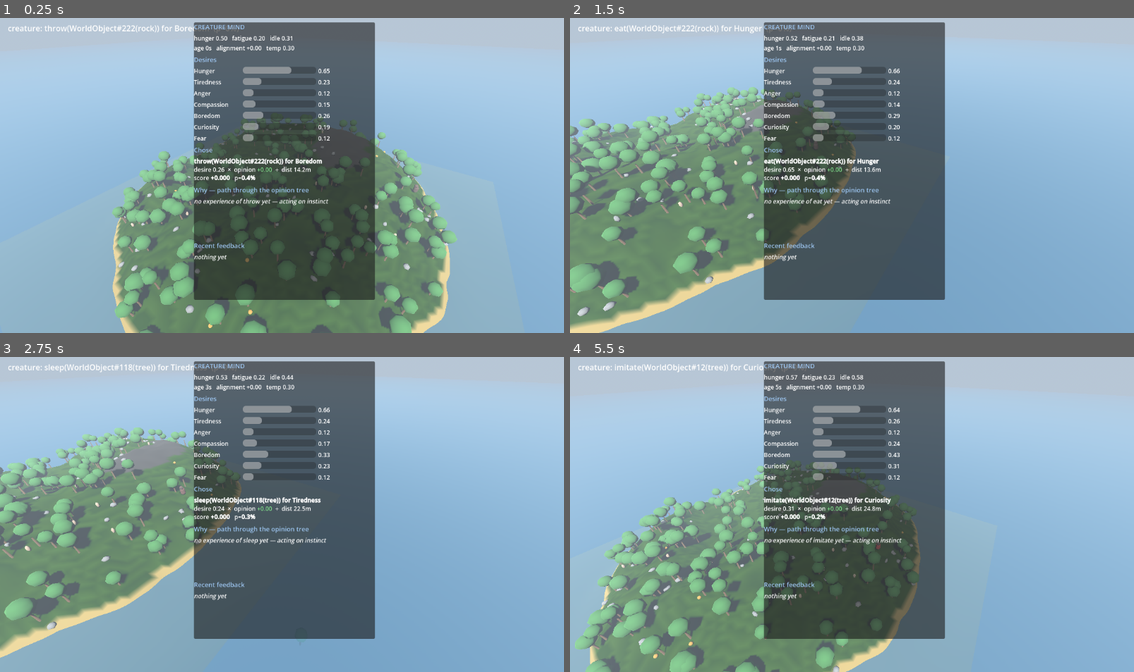
Above: before the commit, frames 1-4 (two rows, left to right).
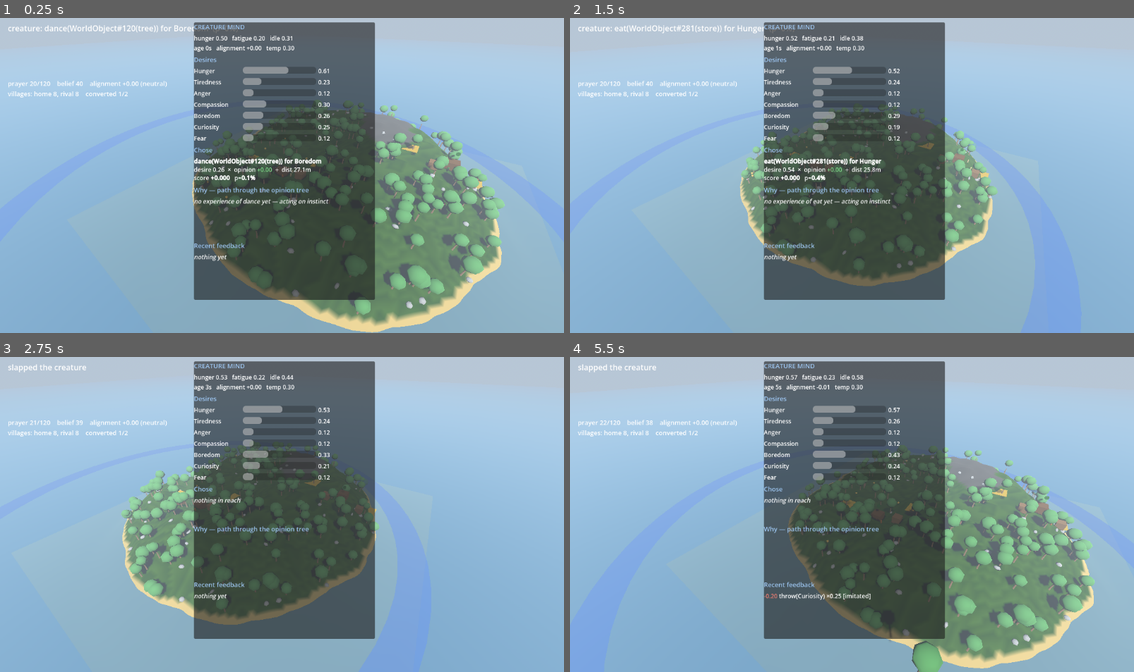
Above: after the commit, the same moments.

Repository: jfhutchi/Numen
Game: Godot game, scene res://src/core/main.tscn
The game is run twice, just before and just after one commit, with the same random seed, the same clock (stepped at 60 frames per second) and the same inputs.
Inputs (mouse positions are in pixels of both pictures, inside the frame that each line leads up to):
- Up to frame 1 (0.25 s): no input
- Up to frame 2 (1.5 s): tap Enter at 0.5 s; move the mouse to (976, 159) at 0.52 s; hold Right (ui_right) 0.53-1.25 s; tap V at 0.6 s; click (976, 159) at 0.67 s; tap F at 0.8 s; drag from (739, 191) to (823, 238) at 1.27 s
- Up to frame 3 (2.75 s): move the mouse to (338, 445) at 2.02 s; hold Right (ui_right) from 2.03 s (still down); tap P at 2.1 s; click (338, 445) at 2.17 s; tap L at 2.3 s
- Up to frame 4 (5.5 s): release Right (ui_right) at 2.75 s; drag from (823, 577) to (682, 467) at 2.77 s; move the mouse to (1021, 561) at 3.52 s; hold Left (ui_left) 3.53-4.25 s; tap V at 3.6 s; click (1021, 561) at 3.67 s; tap F at 3.8 s; drag from (682, 467) to (767, 435) at 4.27 s; move the mouse to (880, 514) at 5.02 s; hold Down (ui_down) from 5.03 s (still down); tap P at 5.1 s; click (880, 514) at 5.17 s; tap L at 5.3 s

The runs differ from the first frame. In frame 1, 24% of the frame differs, in the area x 1-90%, y 2-100%; in frame 2, 34%; in frame 3, 29%; in frame 4, 44%, in the area x 0-94%, y 2-100%.

Commit message:
feat(game): wire every module into the running game
Integration. Until now none of phases 2, 3 or 6 was reachable from main.gd --
the modules existed and were tested, but the game never constructed them.

main.gd now builds two villages (the second is DoD item 8's conversion target,
settled away from the first via a new search_origin hook), the miracle stack
with prayer accruing from real worshippers, gesture capture on middle-mouse with
a visible stroke and a confidence floor, the influence ring, the save layer, and
alignment/conversion fed from casts. Creature body drives the animation state
machine.

Three bugs only running it could find:

PrayerPower and Influence expose to_dict/from_dict but no save_id(), so
register() rejected them and both would have vanished from every save. The save
manager shouts about this rather than dropping them silently, which is how it
surfaced; register_as() is the intended path and its own docstring says so.

Village buildings and villagers were placed at ground height with meshes centred
on their origin, so every house was half-buried and read as a flat slab sunk
into the hillside. Fixed once in _register plus a visual_lift on Villager, since
villagers rewrite their position every step.

Co-Authored-By: Claude Opus 5 <noreply@anthropic.com>

Diff:
--- a/src/core/main.gd
+++ b/src/core/main.gd
@@ -1,7 +1,8 @@
 extends Node3D
-## Game root. Builds the island, its scenery, the camera and the divine hand.
+## Game root. Assembles the island, two villages, the creature, the divine hand,
+## the miracle system and the save layer, and wires them to each other.
 ##
-## The world is assembled in code rather than authored as a .tscn because it is
+## The world is built in code rather than authored as a .tscn because it is
 ## procedural anyway — there is nothing a designer would hand-place, and a scene
 ## file would just be a second place for the same numbers to drift.
 
@@ -11,6 +12,15 @@
 const HAND := preload("res://src/hand/hand.gd")
 const CREATURE := preload("res://src/creature/body/creature.gd")
 const MIND_INSPECTOR := preload("res://src/ui/mind_inspector.gd")
+const VILLAGE := preload("res://src/village/village.gd")
+
+const SAVE_PATH := "user://numen_save.json"
+## Gestures are drawn with the middle mouse button: left is the hand, right is
+## the camera, and a modifier would collide with both.
+const GESTURE_BUTTON := MOUSE_BUTTON_MIDDLE
+## Screen pixels the pointer must travel before a stroke counts as a gesture
+## rather than a stray click.
+const MIN_STROKE_LENGTH := 40.0
 
 var island: Node3D
 var scatter: Node3D
@@ -19,14 +29,34 @@
 var creature: CharacterBody3D
 var inspector: PanelContainer
 
-@onready var _hud_label: Label = $BootLayer/BootLabel
+var home_village: Node3D
+var rival_village: Node3D
+
+var prayer: PrayerPower
+var influence: Influence
+var library: MiracleLibrary
+var effects: MiracleEffects
+var caster: MiracleCaster
+var recognizer: GestureRecognizer
+var conversion: Conversion
+var alignment: AlignmentTracker
+var saves: SaveManager
+
+var _registry: Node
+var _hud_label: Label
+var _status_label: Label
+var _stroke: Line2D
+var _drawing: bool = false
+var _stroke_points: PackedVector2Array = PackedVector2Array()
+var _influence_ring: MeshInstance3D
 
 
 func _ready() -> void:
 	# Fetched by path rather than by the `World` autoload identifier: naming the
 	# singleton directly makes this script fail to compile anywhere the autoload
 	# is not registered, which includes test runs that merely load the scene.
-	var registry: Node = get_node(^"/root/World")
+	_registry = get_node(^"/root/World")
+	_hud_label = $BootLayer/BootLabel
 
 	_build_environment()
 
@@ -40,76 +70,154 @@
 	scatter = SCATTER.new()
 	scatter.name = "Scatter"
 	add_child(scatter)
-	scatter.populate(island, registry)
+	scatter.populate(island, _registry)
+
+	_build_villages()
+	_scatter_food()
 
 	camera_rig = CAMERA_RIG.new()
 	camera_rig.name = "CameraRig"
 	add_child(camera_rig)
 	camera_rig.set_island(island)
+	camera_rig.set_focus(home_village.centre_position())
 
 	hand = HAND.new()
 	hand.name = "Hand"
 	add_child(hand)
-	hand.configure(camera_rig.camera, island, scatter, registry)
+	hand.configure(camera_rig.camera, island, scatter, _registry)
 	hand.grabbed.connect(_on_grabbed)
 	hand.released.connect(_on_released)
 
-	_scatter_food(registry)
-	_spawn_creature(registry)
-	_build_inspector()
-
-	_hud_label.text = "\n".join(boot_report())
+	_spawn_creature()
+	_build_miracles()
+	_build_save_layer()
+	_build_ui()
+
 	print("\n".join(boot_report()))
 
 
-func _on_grabbed(object: WorldObject) -> void:
-	_hud_label.text = "holding %s" % object
-
-
-func _on_released(object: WorldObject, throw_velocity: Vector3) -> void:
-	_hud_label.text = "threw %s at %.1f m/s" % [object, throw_velocity.length()]
-
-
-## Villagers arrive in Phase 2; for now the island gets food piles and a few
-## stand-in people, so the creature has both a good and a bad thing to eat and
-## the player has something to teach it about.
-func _scatter_food(registry: Node) -> void:
+func _process(delta: float) -> void:
+	# Prayer accrues from everyone worshipping in the home village, and belief
+	# widens the ring the player may act inside.
+	prayer.accrue(home_village.worshipper_count(), delta)
+	conversion.advance(delta)
+	influence.set_belief(conversion.total_belief())
+	_update_influence_ring()
+	_update_status()
+
+
+# --- construction -------------------------------------------------------------
+
+func _build_villages() -> void:
+	home_village = VILLAGE.new()
+	home_village.name = "HomeVillage"
+	add_child(home_village)
+	home_village.populate(island, _registry, _master_seed())
+
+	# A second village to convert — Definition of Done item 8. Settled away from
+	# the first by biasing its site search; it still refuses unsuitable ground.
+	rival_village = VILLAGE.new()
+	rival_village.name = "RivalVillage"
+	rival_village.search_origin = Vector3(island.extent * 0.26, 0.0, -island.extent * 0.26)
+	add_child(rival_village)
+	rival_village.populate(island, _registry, _master_seed() + 991)
+
+
+func _scatter_food() -> void:
+	# Loose food for the creature to find, distinct from the villages' stores.
+	# The creature needs something edible in the world that is not a person, or
+	# the only thing it can learn about eating is the thing we hope it will not.
 	var rng := RandomNumberGenerator.new()
-	rng.seed = Rng_seed()
-	for entry: Array in [[&"food_pile", 14, Color(0.85, 0.72, 0.30)], [&"villager", 8, Color(0.85, 0.78, 0.70)]]:
-		var type: StringName = entry[0]
-		for i in int(entry[1]):
-			var spot: Vector3 = _random_land_point(rng)
-			var object: WorldObject = registry.add(type, spot)
-			var marker := MeshInstance3D.new()
-			marker.name = "%s_%d" % [type, object.id]
-			var mesh := SphereMesh.new()
-			mesh.radius = 0.45 if type == &"food_pile" else 0.4
-			mesh.height = 0.9 if type == &"food_pile" else 1.6
-			marker.mesh = mesh
-			var material := StandardMaterial3D.new()
-			material.albedo_color = (entry[2] as Color).srgb_to_linear()
-			material.roughness = 0.9
-			marker.material_override = material
-			marker.position = spot + Vector3.UP * mesh.height * 0.5
-			add_child(marker)
-			object.node = marker
-
-
-func _spawn_creature(registry: Node) -> void:
+	rng.seed = _master_seed() + 17
+	for i in 16:
+		var spot: Vector3 = _random_land_point(rng)
+		var object: WorldObject = _registry.add(&"food_pile", spot)
+		var marker := MeshInstance3D.new()
+		marker.name = "Food_%d" % object.id
+		var mesh := SphereMesh.new()
+		mesh.radius = 0.45
+		mesh.height = 0.9
+		marker.mesh = mesh
+		var material := StandardMaterial3D.new()
+		material.albedo_color = Color(0.88, 0.74, 0.30).srgb_to_linear()
+		material.roughness = 0.9
+		marker.material_override = material
+		marker.position = spot + Vector3.UP * 0.45
+		add_child(marker)
+		object.node = marker
+
+
+func _spawn_creature() -> void:
 	var rng := RandomNumberGenerator.new()
-	rng.seed = Rng_seed() + 7
+	rng.seed = _master_seed() + 7
 	creature = CREATURE.new()
 	creature.name = "Creature"
 	add_child(creature)
-	creature.global_position = _random_land_point(rng) + Vector3.UP * 1.0
-	creature.configure(registry, island, null, Rng_seed())
+	# Beside the home village, so the first thing it meets is the people the
+	# player will be teaching it about.
+	creature.global_position = home_village.centre_position() + Vector3(9.0, 1.5, 9.0)
+	creature.configure(_registry, island, null, _master_seed())
 	creature.chose.connect(_on_creature_chose)
-	var self_entry: WorldObject = registry.add(&"creature", creature.global_position, creature)
+
+	var self_entry: WorldObject = _registry.add(&"creature", creature.global_position, creature)
 	creature.mind.self_object_id = self_entry.id
 
 
-func _build_inspector() -> void:
+func _build_miracles() -> void:
+	var rng := RandomNumberGenerator.new()
+	rng.seed = _master_seed() + 31
+
+	prayer = PrayerPower.new()
+	influence = Influence.new(null, home_village.centre_position())
+	library = MiracleLibrary.new()
+	# The village must be passed, or a wood miracle silently grows trees on the
+	# village square instead of filling the storehouse.
+	effects = MiracleEffects.new(_registry, rng, home_village)
+	caster = MiracleCaster.new(prayer, influence, library)
+	caster.bind_effects(effects)
+	caster.cast_performed.connect(_on_cast_performed)
+	caster.cast_refused.connect(_on_cast_refused)
+
+	recognizer = GestureRecognizer.new()
+	recognizer.load_default_templates()
+
+	conversion = Conversion.new()
+	conversion.register_village(&"home", home_village.centre_position(), home_village.population())
+	conversion.register_village(&"rival", rival_village.centre_position(), rival_village.population())
+	conversion.village_converted.connect(_on_village_converted)
+	# The home village already believes; the rival is the one to win over.
+	conversion.add_belief(&"home", 40.0)
+
+	alignment = AlignmentTracker.new()
+
+	_influence_ring = MeshInstance3D.new()
+	_influence_ring.name = "InfluenceRing"
+	var ring := TorusMesh.new()
+	ring.inner_radius = 0.9
+	ring.outer_radius = 1.0
+	_influence_ring.mesh = ring
+	var ring_material := StandardMaterial3D.new()
+	ring_material.albedo_color = Color(0.55, 0.75, 1.0, 0.45).srgb_to_linear()
+	ring_material.transparency = BaseMaterial3D.TRANSPARENCY_ALPHA
+	ring_material.shading_mode = BaseMaterial3D.SHADING_MODE_UNSHADED
+	_influence_ring.material_override = ring_material
+	add_child(_influence_ring)
+
+
+func _build_save_layer() -> void:
+	saves = SaveManager.new()
+	# CreatureMind, PrayerPower and Influence predate the save contract and
+	# expose only to_dict/from_dict, so the wiring names them. Conversion,
+	# AlignmentTracker and RegistrySnapshot carry their own save_id().
+	saves.register_as(&"creature_mind", creature.mind)
+	saves.register_as(&"prayer", prayer)
+	saves.register_as(&"influence", influence)
+	saves.register(conversion)
+	saves.register(alignment)
+	saves.register(RegistrySnapshot.new(_registry))
+
+
+func _build_ui() -> void:
 	inspector = MIND_INSPECTOR.new()
 	inspector.name = "MindInspector"
 	inspector.set_anchors_preset(Control.PRESET_TOP_RIGHT)
@@ -118,28 +226,38 @@
 	$BootLayer.add_child(inspector)
 	inspector.bind(creature.mind)
 
-
-func _random_land_point(rng: RandomNumberGenerator) -> Vector3:
-	var half: float = island.extent * 0.35
-	for attempt in 64:
-		var x: float = rng.randf_range(-half, half)
-		var z: float = rng.randf_range(-half, half)
-		var h: float = island.height_at(x, z)
-		if h > 1.0 and h < 16.0:
-			return Vector3(x, h, z)
-	return Vector3(0.0, maxf(island.height_at(0.0, 0.0), 1.0), 0.0)
-
-
-func Rng_seed() -> int:
-	var service: Node = get_node_or_null(^"/root/Rng")
-	return service.get_master_seed() if service != null else 20260729
-
-
-func _on_creature_chose(option: CreatureMind.Option) -> void:
-	_hud_label.text = "creature: %s  (p=%.0f%%)" % [option.describe(), option.probability * 100.0]
-
+	_status_label = Label.new()
+	_status_label.name = "StatusLabel"
+	_status_label.position = Vector2(16.0, 128.0)
+	_status_label.add_theme_font_size_override("font_size", 13)
+	$BootLayer.add_child(_status_label)
+
+	# The stroke the player is drawing, so a gesture is something you can see
+	# rather than something you hope registered.
+	_stroke = Line2D.new()
+	_stroke.name = "GestureStroke"
+	_stroke.width = 3.0
+	_stroke.default_color = Color(0.75, 0.86, 1.0, 0.9)
+	$BootLayer.add_child(_stroke)
+
+	_hud_label.text = "\n".join(boot_report())
+
+
+# --- input --------------------------------------------------------------------
 
 func _unhandled_input(event: InputEvent) -> void:
+	if event is InputEventMouseButton:
+		var button := event as InputEventMouseButton
+		if button.button_index == GESTURE_BUTTON:
+			if button.pressed:
+				_begin_stroke(button.position)
+			else:
+				_finish_stroke()
+			return
+	elif event is InputEventMouseMotion and _drawing:
+		_extend_stroke((event as InputEventMouseMotion).position)
+		return
+
 	if not (event is InputEventKey) or not event.pressed or event.echo:
 		return
 	match (event as InputEventKey).keycode:
@@ -162,14 +280,145 @@
 			creature.set_leash(creature.LEASH_AGGRESSION)
 			_hud_label.text = "leash: aggression"
 		KEY_F:
-			# The creature spawns somewhere random on a 160 m island and there is
-			# no follow-cam, so without this the first thing a player does is
-			# hunt for it. Snapping the focus is the difference between the
-			# teaching loop being usable and being a scavenger hunt.
+			# The creature roams a 160 m island and there is no follow-cam, so
+			# without this the first thing a player does is hunt for it.
 			camera_rig.set_focus(creature.global_position)
 			_hud_label.text = "camera on the creature"
+		KEY_V:
+			camera_rig.set_focus(home_village.centre_position())
+			_hud_label.text = "camera on the village"
 		KEY_TAB:
 			inspector.visible = not inspector.visible
+		KEY_F5:
+			_hud_label.text = (
+				"saved to %s" % SAVE_PATH if saves.save_to(SAVE_PATH) == OK
+				else "save failed: %s" % saves.last_error()
+			)
+		KEY_F9:
+			_hud_label.text = (
+				"loaded %s" % SAVE_PATH if saves.load_from(SAVE_PATH) == OK
+				else "load failed: %s" % saves.last_error()
+			)
+
+
+func _begin_stroke(at: Vector2) -> void:
+	_drawing = true
+	_stroke_points = PackedVector2Array([at])
+	_stroke.points = _stroke_points
+
+
+func _extend_stroke(at: Vector2) -> void:
+	_stroke_points.append(at)
+	_stroke.points = _stroke_points
+
+
+## Recognises the drawn stroke and casts the miracle it names, at the ground
+## point under where the stroke ended.
+func _finish_stroke() -> void:
+	_drawing = false
+	_stroke.points = PackedVector2Array()
+	if _stroke_points.size() < 4 or _stroke_length() < MIN_STROKE_LENGTH:
+		_stroke_points = PackedVector2Array()
+		return
+
+	var result: Dictionary = recognizer.recognize(_stroke_points)
+	_stroke_points = PackedVector2Array()
+	if result.is_empty():
+		return
+
+	# A confidence floor, or every scribble spends prayer power on whichever
+	# miracle happens to be nearest in point-cloud distance.
+	if not recognizer.is_confident(result):
+		_hud_label.text = "gesture not recognised (best %s, %.2f)" % [
+			result.get("name", "?"), float(result.get("score", 0.0))
+		]
+		return
+
+	var target: Vector3 = hand.hand_point()
+	var cast: Dictionary = caster.cast_from_gesture(result["name"], target)
+	if not bool(cast.get("ok", false)):
+		_hud_label.text = "%s refused: %s" % [result["name"], cast.get("reason", "?")]
+
+
+func _stroke_length() -> float:
+	var total: float = 0.0
+	for i in range(1, _stroke_points.size()):
+		total += _stroke_points[i].distance_to(_stroke_points[i - 1])
+	return total
+
+
+# --- reactions ----------------------------------------------------------------
+
+func _on_cast_performed(result: Dictionary) -> void:
+	var miracle: Miracle = library.by_id(result.get("id", &""))
+	if miracle != null:
+		# Miracles shape the player's alignment, and impressive acts near a
+		# village earn its belief. Both read the same signed weight.
+		alignment.record(miracle.alignment_weight)
+		conversion.record_act(result.get("at", Vector3.ZERO), absf(miracle.alignment_weight) * 12.0)
+	_hud_label.text = "cast %s" % result.get("id", "?")
+
+
+func _on_cast_refused(result: Dictionary) -> void:
+	_hud_label.text = "refused: %s" % result.get("reason", "?")
+
+
+func _on_village_converted(village_id: StringName) -> void:
+	_hud_label.text = "the %s village believes in you" % village_id
+
+
+func _on_grabbed(object: WorldObject) -> void:
+	_hud_label.text = "holding %s" % object
+
+
+func _on_released(object: WorldObject, throw_velocity: Vector3) -> void:
+	_hud_label.text = "threw %s at %.1f m/s" % [object, throw_velocity.length()]
+	# The creature watches what the player does with the world. Off the leash of
+	# learning this is only weak imitation.
+	creature.witness(&"throw", object, -0.2)
+
+
+func _on_creature_chose(option: CreatureMind.Option) -> void:
+	_hud_label.text = "creature: %s  (p=%.0f%%)" % [option.describe(), option.probability * 100.0]
+
+
+# --- presentation -------------------------------------------------------------
+
+func _update_influence_ring() -> void:
+	var centre: Vector3 = influence.centre
+	_influence_ring.global_position = Vector3(
+		centre.x, maxf(island.height_at(centre.x, centre.z), 0.0) + 0.6, centre.z
+	)
+	_influence_ring.scale = Vector3(influence.radius, 1.0, influence.radius)
+
+
+func _update_status() -> void:
+	_status_label.text = (
+		"prayer %.0f/%.0f    belief %.0f    alignment %+.2f (%s)\n"
+		+ "villages: home %d, rival %d    converted %d/2"
+	) % [
+		prayer.current(), prayer.maximum,
+		conversion.total_belief(),
+		alignment.value(), alignment.descriptor(),
+		home_village.population(), rival_village.population(),
+		conversion.converted_count(),
+	]
+
+
+func _random_land_point(rng: RandomNumberGenerator) -> Vector3:
+	var half: float = island.extent * 0.35
+	for attempt in 64:
+		var x: float = rng.randf_range(-half, half)
+		var z: float = rng.randf_range(-half, half)
+		var h: float = island.height_at(x, z)
+		if h > 1.0 and h < 16.0:
+			return Vector3(x, h, z)
+	return Vector3(0.0, maxf(island.height_at(0.0, 0.0), 1.0), 0.0)
+
+
+func _master_seed() -> int:
+	var service: Node = get_node_or_null(^"/root/Rng")
+	return service.get_master_seed() if service != null else 20260729
 
 
 func _build_environment() -> void:
@@ -230,8 +479,9 @@
 		"3D physics: %s" % physics_engine_name(),
 		"",
 		"Left mouse: grab / throw    Right mouse: orbit    Wheel: zoom    Arrows: pan",
-		"P: pet    L: slap    1-4: leash (none/learning/compassion/aggression)",
-		"F: find the creature    Tab: inspector",
+		"Middle mouse drag: draw a miracle gesture",
+		"P: pet    L: slap    1-4: leash    F: find creature    V: find village",
+		"Tab: mind inspector    F5: save    F9: load",
 	])
 
 
--- a/src/creature/body/creature.gd
+++ b/src/creature/body/creature.gd
@@ -33,6 +33,7 @@
 @export var idle_per_second: float = 0.05
 
 var mind: CreatureMind
+var animator: CreatureAnimator
 var leash: StringName = LEASH_NONE
 
 var _island: Node3D
@@ -61,6 +62,14 @@
 		# Standing alone in a scene with no configure() call; still functional.
 		mind = CreatureMind.new()
 
+	animator = CreatureAnimator.new()
+	animator.name = "Animator"
+	# Driven explicitly from _physics_process below. Self-ticking as well would
+	# advance the animation twice per frame at an invisible half-speed offset.
+	animator.auto_advance = false
+	add_child(animator)
+	animator.configure(get_node_or_null(^"Body") as Node3D)
+
 
 func set_leash(new_leash: StringName) -> void:
 	leash = new_leash
@@ -75,6 +84,8 @@
 func pet() -> void:
 	mind.apply_player_feedback(1.0)
 	_flash_with(Color(0.4, 1.0, 0.5))
+	if animator != null:
+		animator.request_state(&"celebrate")
 	feedback_shown.emit(1.0)
 
 
@@ -82,6 +93,8 @@
 func slap() -> void:
 	mind.apply_player_feedback(-1.0)
 	_flash_with(Color(1.0, 0.35, 0.3))
+	if animator != null:
+		animator.request_state(&"hurt")
 	feedback_shown.emit(-1.0)
 
 
@@ -118,6 +131,10 @@
 	move_and_slide()
 	_tick_flash(delta)
 
+	if animator != null:
+		animator.set_locomotion_speed(Vector2(velocity.x, velocity.z).length())
+		animator.advance(delta)
+
 
 func _decide() -> void:
 	var choice: CreatureMind.Option = mind.choose()
@@ -136,6 +153,8 @@
 func _perform(option: CreatureMind.Option) -> void:
 	mind.perform(option)
 	acted_on.emit(option.action, option.object)
+	if animator != null:
+		animator.request_state(CreatureActionStates.for_action(option.action))
 
 	# Intrinsic consequences: what the world says back, with no player involved.
 	if option.object == null:
--- a/src/village/village.gd
+++ b/src/village/village.gd
@@ -89,6 +89,12 @@
 ## take twenty minutes.
 @export var auto_simulate: bool = true
 
+## Where to look for somewhere to settle. The search still requires dry land all
+## round, so an unsuitable origin simply falls back to the island centre — this
+## biases the search, it does not force a bad site. Set it to put a second
+## village somewhere other than on top of the first.
+@export var search_origin: Vector3 = Vector3.ZERO
+
 var store: VillageStore
 var centre: Vector3 = Vector3.ZERO
 ## Acts of worship completed. A village statistic, not a resource: the prayer
@@ -452,7 +458,8 @@
 	)
 	villager.object = _registry.add(TYPE_VILLAGER, spot)
 	villager.visual = _capsule(_job_colour(job))
-	villager.visual.position = spot
+	villager.visual_lift = _visual_half_height(villager.visual)
+	villager.visual.position = spot + Vector3.UP * villager.visual_lift
 	add_child(villager.visual)
 	_villagers.append(villager)
 	return villager
@@ -543,9 +550,27 @@
 func _register(type: StringName, at: Vector3, visual: Node3D) -> WorldObject:
 	var object: WorldObject = _registry.add(type, at)
 	if visual != null:
-		visual.position = at
+		# Lifted by half its own height. Box and capsule meshes are centred on
+		# their origin, so placing one at ground level buries the lower half and
+		# a house reads as a flat slab sunk into the hillside.
+		visual.position = at + Vector3.UP * _visual_half_height(visual)
 		add_child(visual)
 	return object
+
+
+## Half the height of a primitive mesh, for sitting it on the ground rather than
+## through it.
+func _visual_half_height(visual: Node3D) -> float:
+	var instance := visual as MeshInstance3D
+	if instance == null or instance.mesh == null:
+		return 0.0
+	var box := instance.mesh as BoxMesh
+	if box != null:
+		return box.size.y * 0.5
+	var capsule := instance.mesh as CapsuleMesh
+	if capsule != null:
+		return capsule.height * 0.5
+	return 0.0
 
 
 ## A dry, gently sloped spot with land all round it for the fields.
@@ -554,8 +579,10 @@
 		return Vector3.ZERO
 	var half: float = float(_island.extent) * tunables.centre_search_fraction
 	for attempt in 96:
-		var x: float = _rng.randf_range(-half, half)
-		var z: float = _rng.randf_range(-half, half)
+		# Biased around search_origin so a second village can be settled away
+		# from the first. Left at Vector3.ZERO this is the original behaviour.
+		var x: float = search_origin.x + _rng.randf_range(-half, half)
+		var z: float = search_origin.z + _rng.randf_range(-half, half)
 		var h: float = ground_height(x, z)
 		if h > 2.0 and h < 12.0 and _land_all_round(x, z, tunables.field_ring_radius):
 			return Vector3(x, h, z)
--- a/src/village/villager.gd
+++ b/src/village/villager.gd
@@ -41,6 +41,9 @@
 var object: WorldObject = null
 ## Scene puppet, or null when the village is running headless.
 var visual: Node3D = null
+## How far above its ground position the puppet sits. Primitive meshes are
+## centred on their origin, so without this a villager walks buried to the waist.
+var visual_lift: float = 0.0
 
 var job: StringName = FARMER
 var position: Vector3 = Vector3.ZERO
@@ -398,7 +401,7 @@
 		else:
 			object.position = position
 	if visual != null and is_instance_valid(visual):
-		visual.position = position
+		visual.position = position + Vector3.UP * visual_lift
 
 
 ## Whether the body the hand hung on this villager has finished moving.
Binary file added: docs/captures/phase6_full.png
Not shown, added: docs/captures/phase6_full.png.import
Binary file added: docs/captures/probe_village.png
Not shown, added: docs/captures/probe_village.png.import
